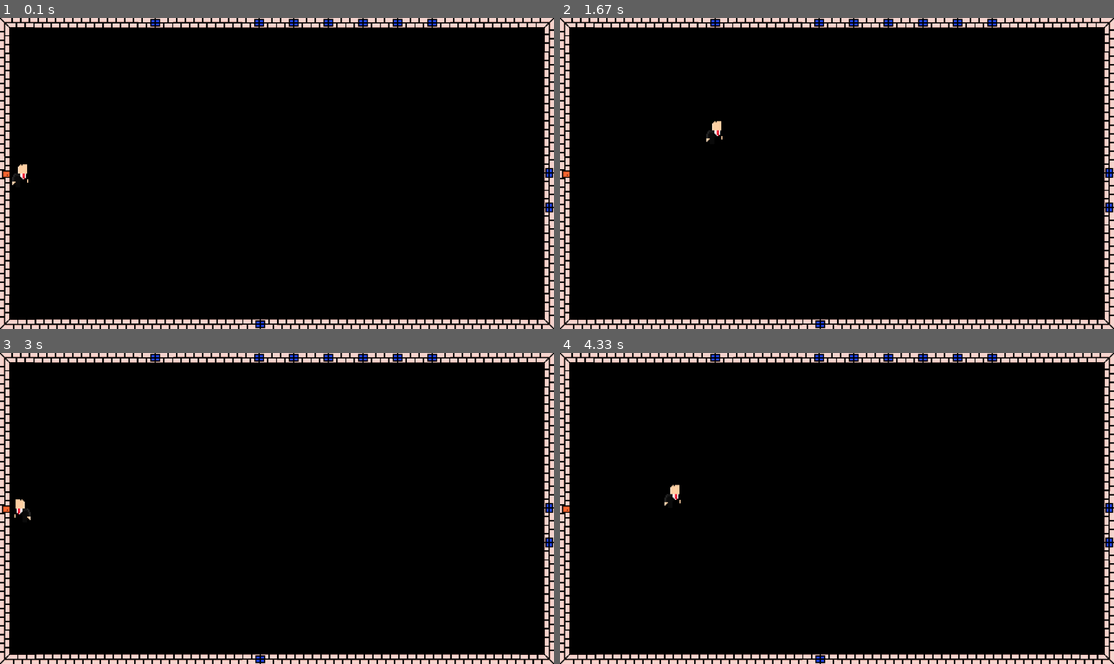
Above: before the commit, frames 1-4 (two rows, left to right).
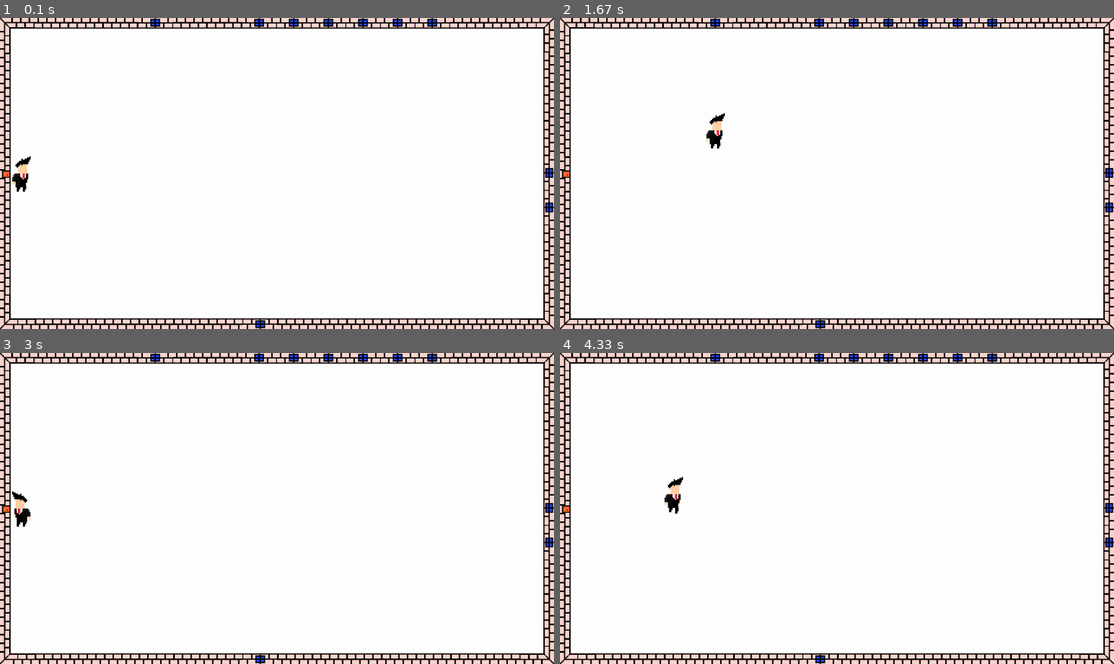
Above: after the commit, the same moments.

Repository: zThundy/pygame-jam
Game: pygame game, started from main.py
Same seed, same stepped clock (60 frames per second), same inputs: the game is played once before the commit and once after it.
Inputs:
- Up to frame 1 (0.1 s): no input
- Up to frame 2 (1.67 s): hold Right 0.33-0.8 s; hold Up 0.83-1.13 s; hold D 1.17-1.63 s
- Up to frame 3 (3 s): hold Left 1.67-2.2 s; hold S 2.23-2.53 s; hold Left 2.57-2.97 s
- Up to frame 4 (4.33 s): hold W 3-3.37 s; hold Right 3.4-4.03 s; hold S from 4.07 s (still down)

The runs differ from the first frame. In frame 1, 90% of the frame differs, in the area x 1-99%, y 1-99%; in frame 2, 90%; in frame 3, 90%; in frame 4, 90%.

Commit message:
added player moving legs while walking

Diff:
--- a/main.py
+++ b/main.py
@@ -176,7 +176,7 @@
     while True:
         # fill every time the screen with black color to reset
         # every element on the screen
-        SCREEN.fill((0, 0, 0))
+        SCREEN.fill((255, 255, 255))
 
         # check events.py to see the executed code
         checkForQuitEvent()
@@ -186,9 +186,6 @@
 
         # draw grid
         level.generateWalls()
-
-        # draw entity on screen
-        SCREEN.blit(player.getCurrentSprite(), player.getPosition())
 
         # update display
         pygame.display.update()
--- a/player.py
+++ b/player.py
@@ -7,13 +7,19 @@
     screen_dimensions = width, height = 0, 0
     screen = 0
 
+    # player position vector
     position = pygame.Vector2()
     position.xy = 0, 0
-    velocity = pygame.Vector2()
-    velocity.xy = 3, 0
+    # general player sprite
     rightSprite = pygame.image.load("./sprites/user/personaggio.png")
     leftSprite = pygame.transform.flip(rightSprite, True, False)
     currentSprite = rightSprite
+    # player legs sprites
+    right_leg_sprite = pygame.image.load("./sprites/user/gamba_sinistra.png")
+    left_leg_sprite = pygame.image.load("./sprites/user/gamba_destra.png")
+    leg_counter = 0
+    leg_switched = False
+    moving = False
 
     def __init__(self, SCREEN):
         self.screen_dimensions = (SCREEN.get_width(), SCREEN.get_height())
@@ -23,28 +29,50 @@
     def setPosition(self, x, y):
         self.position.xy = x, y
 
-    def getCurrentSprite(self):
-        return self.currentSprite
-
-    def getVelocity(self):
-        return self.velocity
-
     def getPosition(self):
         return self.position.xy
+
+    def movePlayerLegs(self):
+        if not self.moving:
+            self.screen.blit(self.left_leg_sprite, ((self.position[0] + self.currentSprite.get_width()/2) - 16, (self.position[1] + self.currentSprite.get_height()) - 25))
+            self.screen.blit(self.right_leg_sprite, ((self.position[0] + self.currentSprite.get_width()/2) + 5, (self.position[1] + self.currentSprite.get_height()) - 25))
+            return
+        if self.leg_counter <= 30 and not self.leg_switched:
+            self.screen.blit(self.left_leg_sprite, ((self.position[0] + self.currentSprite.get_width()/2) - 16, (self.position[1] + self.currentSprite.get_height()) - 25))
+            self.screen.blit(self.right_leg_sprite, ((self.position[0] + self.currentSprite.get_width()/2) + 5, (self.position[1] + self.currentSprite.get_height()) - 20))
+            self.leg_counter += 1
+            if self.leg_counter == 30:
+                self.leg_switched = True
+        elif self.leg_counter >= 0 and self.leg_switched:
+            self.screen.blit(self.left_leg_sprite, ((self.position[0] + self.currentSprite.get_width()/2) - 16, (self.position[1] + self.currentSprite.get_height()) - 20))
+            self.screen.blit(self.right_leg_sprite, ((self.position[0] + self.currentSprite.get_width()/2) + 5, (self.position[1] + self.currentSprite.get_height()) - 25))
+            self.leg_counter -= 1
+            if self.leg_counter == 0:
+                self.leg_switched = False
+
+
 
     def checkPlayerMovements(self):
         keys = pygame.key.get_pressed()
         # if left key is pressed down (a) remove value from x coordinates
         if keys[K_LEFT] or keys[K_a]:
+            self.moving = True
             self.setPosition(self.getPosition()[0] - self.acceleration, self.getPosition()[1])
             self.currentSprite = self.leftSprite
         # if right key is pressed down (d) add value to x coordinates
         if keys[K_RIGHT] or keys[K_d]:
+            self.moving = True
             self.setPosition(self.getPosition()[0] + self.acceleration, self.getPosition()[1])
             self.currentSprite = self.rightSprite
         # if up key is pressed down (w) remove value to y coordinates
         if keys[K_UP] or keys[K_w]:
+            self.moving = True
             self.setPosition(self.getPosition()[0], self.getPosition()[1] - self.acceleration)
         # if down key is pressed down (s) add value to y coordinates
         if keys[K_DOWN] or keys[K_s]:
+            self.moving = True
             self.setPosition(self.getPosition()[0], self.getPosition()[1] + self.acceleration)
+        self.screen.blit(self.currentSprite, self.position)
+        if not (keys[K_LEFT] or keys[K_a]) and not (keys[K_RIGHT] or keys[K_d]) and not (keys[K_UP] or keys[K_w]) and not (keys[K_DOWN] or keys[K_s]):
+            self.moving = False
+        self.movePlayerLegs()
